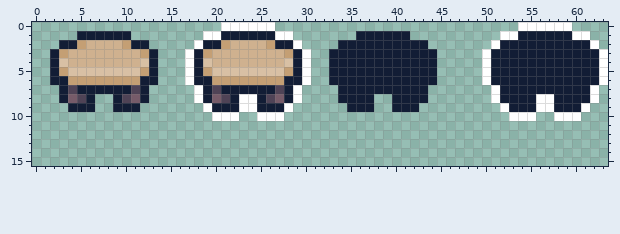
Two states of a pixel-art sprite, sprites/wood_stool/gold_wood_stool.png. The picture above is the old version.
The file is 64x16 pixels.
The same view after the edit:
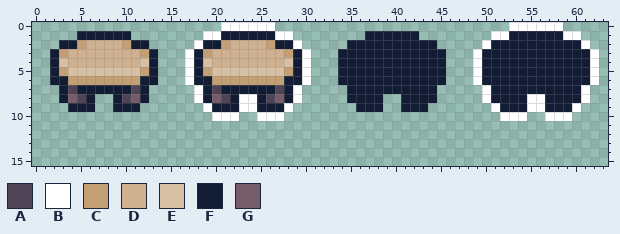
Palette (. is transparent): A #4f4356  B #ffffff  C #c49f74  D #cfb18f  E #d8c0a4  F #121d35  G #765b69
Diff:
y 0: x 53 . -> B; x 59 B -> .
y 1: x 36 F -> .; x 42 . -> F; x 51 . -> B; x 53 B -> F; x 59 F -> B; x 61 B -> .
y 2: x 34 F -> .; x 44 . -> F; x 50..51 .B -> BF; x 61..62 FB -> B.
y 3..6: x 33 F -> .; x 45 . -> F; x 49..50 .B -> BF; x 62..63 FB -> B.
y 7: x 34 F -> .; x 44 . -> F; x 50..51 .B -> BF; x 61..62 FB -> B.
y 8: x 34 F -> .; x 38 . -> F; x 40 F -> .; x 44 . -> F; x 50..51 .B -> BF; x 55 F -> B; x 57 B -> F; x 61..62 FB -> B.
y 9: x 35 F -> .; x 38 . -> F; x 40 F -> .; x 43 . -> F; x 51..52 .B -> BF; x 55 F -> B; x 57 B -> F; x 60..61 FB -> B.
y 10: x 52 . -> B; x 55 B -> .; x 57 . -> B; x 60 B -> .
